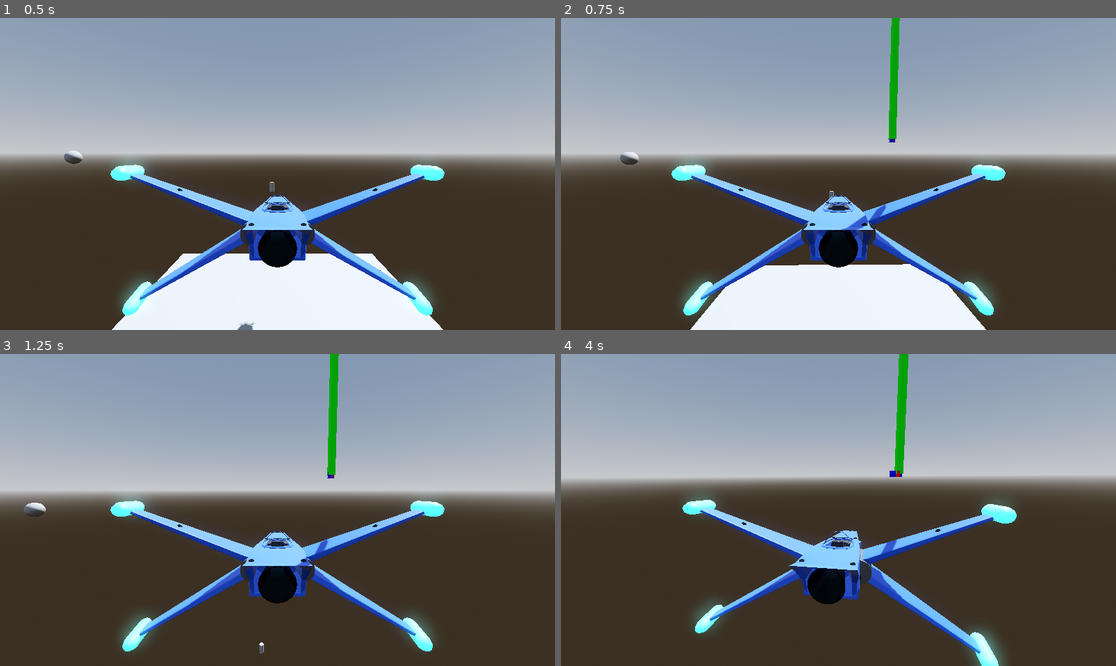
Above: before the commit, frames 1-4 (two rows, left to right).
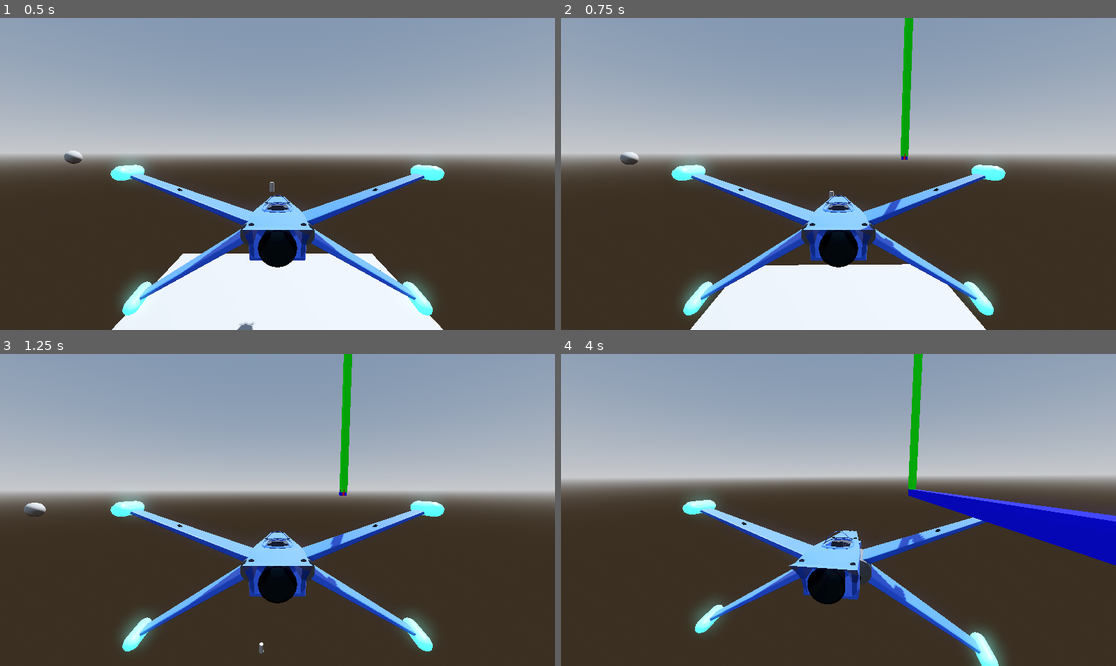
Above: after the commit, the same moments.

Repository: ZoeTheFox/oddity
Game: Godot game, scene res://Scenes/Main Scene/Main.tscn
Same seed, same stepped clock (60 frames per second), same inputs: the game is played once before the commit and once after it.
Inputs (mouse positions are in pixels of both pictures, inside the frame that each line leads up to):
- Up to frame 1 (0.5 s): no input
- Up to frame 2 (0.75 s): tap Enter at 0.5 s; move the mouse to (866, 174) at 0.52 s; hold Space (move-up) from 0.53 s (still down); hold Alt (camera-look-around) from 0.53 s (still down)
- Up to frame 3 (1.25 s): keep holding Space (move-up); keep holding Alt (camera-look-around)
- Up to frame 4 (4 s): keep holding Space (move-up); move the mouse to (810, 510) at 1.27 s; release Alt (camera-look-around) at 1.28 s; tap K (camera-switch-view) at 1.35, 2.85 s; move the mouse to (849, 503) at 2.02 s; hold Alt (camera-look-around) 2.03-2.78 s; move the mouse to (832, 516) at 2.77 s; move the mouse to (877, 513) at 3.52 s; hold Alt (camera-look-around) from 3.53 s (still down)

Frame 1 is identical in both runs. In frame 2, 1.5% of the frame differs, in the area x 24-77%, y 0-100%; in frame 3, 1.5%; in frame 4, 5.0%, in the area x 24-100%, y 0-88%.

Commit message:
added local velocity arrows

Diff:
--- a/Oddity/Scenes/Spaceship/Acc_Arrows.gd
+++ /dev/null
@@ -1,31 +0,0 @@
-extends Node3D
-
-@export
-var rigid_body: RigidBody3D
-
-@export
-var z: MeshInstance3D
-
-@export
-var x: MeshInstance3D
-
-@export
-var y: MeshInstance3D
-
-# Called when the node enters the scene tree for the first time.
-func _ready():
-	pass # Replace with function body.
-
-
-# Called every frame. 'delta' is the elapsed time since the previous frame.
-func _process(delta):
-	look_at(Vector3(0, 0, 1000000000))
-
-	z.scale.z = rigid_body.linear_velocity.z
-	z.position.z = rigid_body.linear_velocity.z / 2.0
-
-	x.scale.x = rigid_body.linear_velocity.x
-	x.position.x = rigid_body.linear_velocity.x / 2.0
-
-	y.scale.y = rigid_body.linear_velocity.y
-	y.position.y = rigid_body.linear_velocity.y / 2.0
--- a/Oddity/Scenes/Spaceship/Scripts/FlightControl/SimpleFlightControlSystem.gd
+++ b/Oddity/Scenes/Spaceship/Scripts/FlightControl/SimpleFlightControlSystem.gd
@@ -20,10 +20,15 @@
 @export
 var max_thrust_right: float
 
-var acceleration: Vector3
-var v0
+var velocity : Vector3
 
+var thrust_left_right: bool
 
+var vel0 : Vector3
+var acc : Vector3
+
+var user_left: float
+var user_right: float
 
 # Called when the node enters the scene tree for the first time.
 func _ready():
@@ -32,7 +37,36 @@
 
 # Called every frame. 'delta' is the elapsed time since the previous frame.
 func _process(delta):
-	print(linear_velocity.length())
+
+	calc_local_velocity()
+
+	if (acc.x == 0 and velocity.x < 0):
+		apply_thrust(transform.basis.x, max_thrust_right, 10)
+		print("scream")
+
+	if (acc.x == 0 and velocity.x > 0):
+		apply_thrust(-transform.basis.x, max_thrust_right, 10)
+		print("scream")
+
+	print(acc)
+
+func calc_local_velocity():
+
+	## https://ask.godotengine.org/123178/how-do-i-get-local-linear-velocity ##
+
+	var b = transform.basis
+	var v_len = linear_velocity.length()
+	var v_nor = linear_velocity.normalized()
+
+	velocity.x = b.x.dot(v_nor) * v_len
+	velocity.y = b.y.dot(v_nor) * v_len
+	velocity.z = b.z.dot(v_nor) * v_len
+
+func calc_local_acceleration():
+	if vel0:
+		acc = (velocity - vel0) / get_process_delta_time()
+
+	vel0 = velocity
 
 
 func _on_user_control_thrust_forwards(throttle):
@@ -42,6 +76,7 @@
 	apply_thrust(-transform.basis.z, max_thrust_retro, throttle)
 
 func _on_user_control_thrust_left(throttle):
+
 	apply_thrust(-transform.basis.x, max_thrust_left, throttle)
 
 func _on_user_control_thrust_right(throttle):
--- a/Oddity/Scenes/Spaceship/Scripts/FlightControl/UserControl.gd
+++ b/Oddity/Scenes/Spaceship/Scripts/FlightControl/UserControl.gd
@@ -75,7 +75,7 @@
 func _physics_process(delta):
 	mouseInput = Vector2(0,0)
 	mouseInput = Input.get_last_mouse_velocity().normalized()
-	print("Mouse: ", mouseInput)
+	#print("Mouse: ", mouseInput)
 
 func _on_timer_timeout():
 	if (throttle < throttle_deadzone and throttle > -throttle_deadzone):
--- /dev/null
+++ b/Oddity/Scenes/Spaceship/VelocityArrow/Velocity_Arrows.gd
@@ -0,0 +1,53 @@
+extends Node3D
+
+@export
+var rigid_body: RigidBody3D
+
+@export
+var z: MeshInstance3D
+
+@export
+var x: MeshInstance3D
+
+@export
+var y: MeshInstance3D
+
+@export
+var global: bool
+
+# Called when the node enters the scene tree for the first time.
+func _ready():
+	pass # Replace with function body.
+
+
+# Called every frame. 'delta' is the elapsed time since the previous frame.
+func _process(delta):
+	if global:
+		#look_at(Vector3(0, 0, 1000000000))
+
+		z.scale.z = rigid_body.linear_velocity.z
+		z.position.z = rigid_body.linear_velocity.z / 2.0
+
+		x.scale.x = rigid_body.linear_velocity.x
+		x.position.x = rigid_body.linear_velocity.x / 2.0
+
+		y.scale.y = rigid_body.linear_velocity.y
+		y.position.y = rigid_body.linear_velocity.y / 2.0
+	else:
+		var b = rigid_body.transform.basis
+		var v_len = rigid_body.linear_velocity.length()
+		var v_nor = rigid_body.linear_velocity.normalized()
+
+		var vel : Vector3
+		vel.x = b.x.dot(v_nor) * v_len
+		vel.y = b.y.dot(v_nor) * v_len
+		vel.z = b.z.dot(v_nor) * v_len
+
+		z.scale.z = vel.z
+		z.position.z = vel.z / 2.0
+
+		x.scale.x = vel.x
+		x.position.x = vel.x / 2.0
+
+		y.scale.y = vel.y
+		y.position.y = vel.y / 2.0
--- a/Oddity/Scenes/Spaceship/VelocityArrow/acc_arrows.tscn
+++ b/Oddity/Scenes/Spaceship/VelocityArrow/Velocity_Arrows.tscn
@@ -1,6 +1,6 @@
 [gd_scene load_steps=6 format=3 uid="uid://d0j0koj552phk"]
 
-[ext_resource type="Script" path="res://Scenes/Spaceship/Acc_Arrows.gd" id="1_bt2d6"]
+[ext_resource type="Script" path="res://Scenes/Spaceship/VelocityArrow/Velocity_Arrows.gd" id="1_4lst2"]
 
 [sub_resource type="BoxMesh" id="BoxMesh_ewhua"]
 
@@ -13,9 +13,8 @@
 [sub_resource type="StandardMaterial3D" id="StandardMaterial3D_tmic2"]
 albedo_color = Color(0, 0, 1, 1)
 
-[node name="Acc_Arrows" type="Node3D" node_paths=PackedStringArray("z", "x", "y")]
-transform = Transform3D(1, 0, 0, 0, 1, 0, 0, 0, 1, 4.41712, 6.37403, 0)
-script = ExtResource("1_bt2d6")
+[node name="Velocity_Arrows" type="Node3D" node_paths=PackedStringArray("z", "x", "y")]
+script = ExtResource("1_4lst2")
 z = NodePath("Z")
 x = NodePath("X")
 y = NodePath("Y")
--- a/Oddity/Scenes/Spaceship/fighter_gen_7.tscn
+++ b/Oddity/Scenes/Spaceship/fighter_gen_7.tscn
@@ -6,7 +6,7 @@
 [ext_resource type="Script" path="res://Scenes/Spaceship/Scripts/FlightControl/UserControl.gd" id="2_y8fcc"]
 [ext_resource type="Script" path="res://Scenes/Spaceship/Scripts/CameraScripts/CameraController.gd" id="3_wocjs"]
 [ext_resource type="ArrayMesh" uid="uid://dh5qg0701ykbr" path="res://Assets/Spaceships/FighterGen7/fighterGen7-CollisionMesh.obj" id="4_u2t7m"]
-[ext_resource type="PackedScene" uid="uid://d0j0koj552phk" path="res://Scenes/Spaceship/VelocityArrow/acc_arrows.tscn" id="7_g13au"]
+[ext_resource type="PackedScene" uid="uid://d0j0koj552phk" path="res://Scenes/Spaceship/VelocityArrow/Velocity_Arrows.tscn" id="7_8us3n"]
 
 [sub_resource type="ConvexPolygonShape3D" id="ConvexPolygonShape3D_rm3t2"]
 points = PackedVector3Array(9.16666, 4.58589, 5.79973, 2.39356, 0.462733, 0.793534, 2.39356, 1.34661, 0.793534, 2.39356 …(613 unchanged characters)…
@@ -95,8 +95,15 @@
 [node name="WingCollision" type="CollisionShape3D" parent="."]
 shape = SubResource("ConvexPolygonShape3D_jbudj")
 
-[node name="Acc_Arrows" parent="." node_paths=PackedStringArray("rigid_body") instance=ExtResource("7_g13au")]
+[node name="Velocity_Arrows" parent="." node_paths=PackedStringArray("rigid_body") instance=ExtResource("7_8us3n")]
+transform = Transform3D(1, 0, 0, 0, 1, 0, 0, 0, 1, 5.45328, 4.95195, 0)
 rigid_body = NodePath("..")
+
+[node name="Velocity_Arrows2" parent="." node_paths=PackedStringArray("rigid_body") instance=ExtResource("7_8us3n")]
+transform = Transform3D(1, 0, 0, 0, 1, 0, 0, 0, 1, -7.63001, 6.08609, -0.679127)
+visible = false
+rigid_body = NodePath("..")
+global = true
 
 [connection signal="pitch" from="UserControl" to="." method="_on_user_control_pitch"]
 [connection signal="roll_left" from="UserControl" to="." method="_on_user_control_roll_left"]
